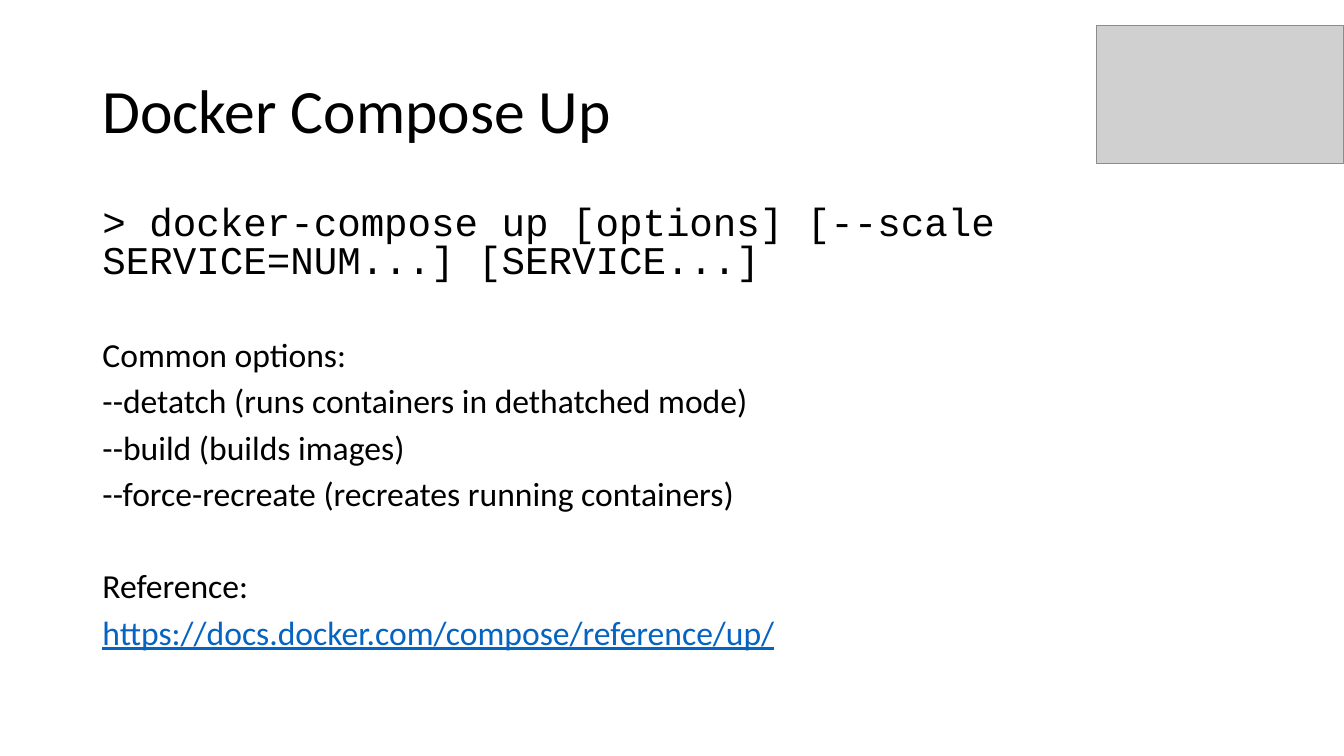
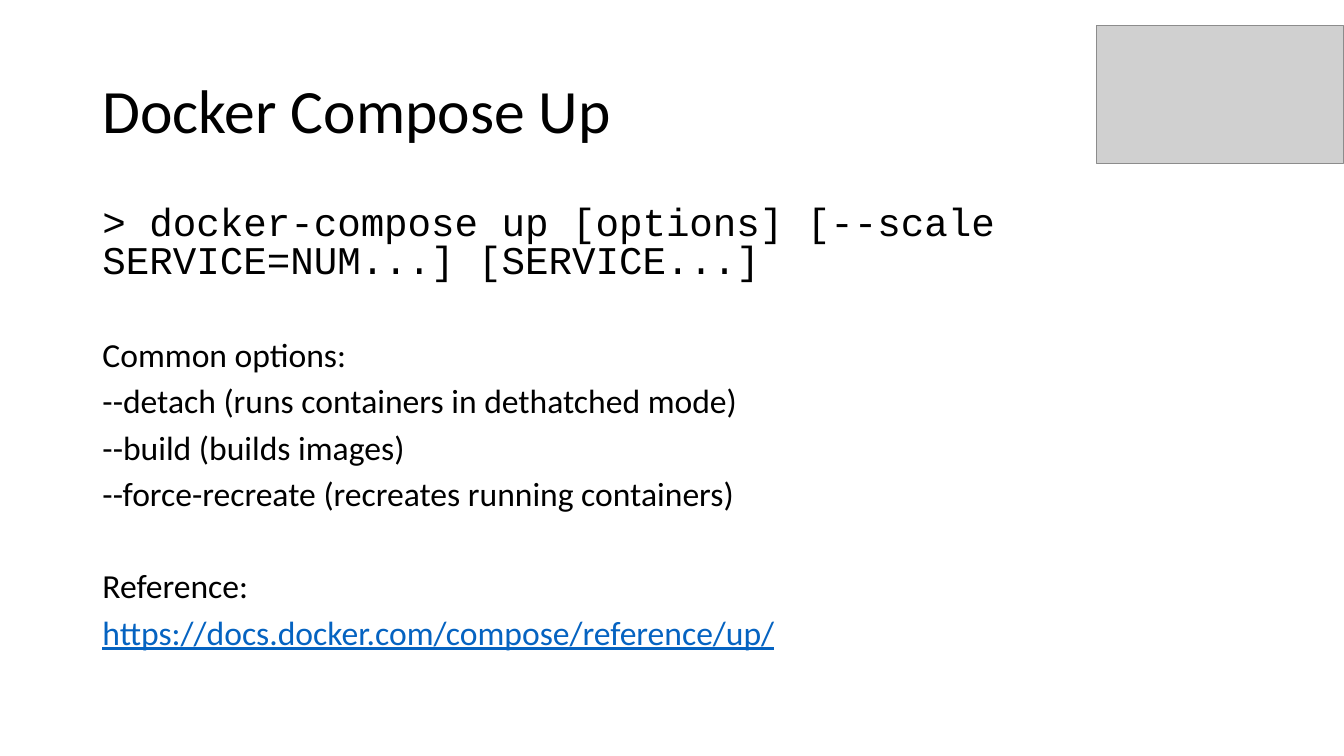
Before and after one commit to aljazsim/docker-masterclass-examples, a slide deck: slide 55 of Docker Masterclass.pptx (slide 50 before the commit). Drawn at 1344x756 pixels with LibreOffice and Linux fonts; fonts in the diff are those of the drawing; grey boxes stand for pictures. Boxes give left, top, right and bottom in pixels: in the first picture for what was removed or moved away, otherwise in the second. Text is boxed around its words. In the diff, an @@ line names an element or a change of style, - is before the commit and + after.

```diff
--- a/Docker Masterclass.pptx
+++ b/Docker Masterclass.pptx
@@ text at (102,388,737,418): text changed @@
---detatch (runs containers in dethatched mode)
+--detach (runs containers in dethatched mode)
```
Also in this commit, not shown: 12 other slides changed, 6 slides added.
